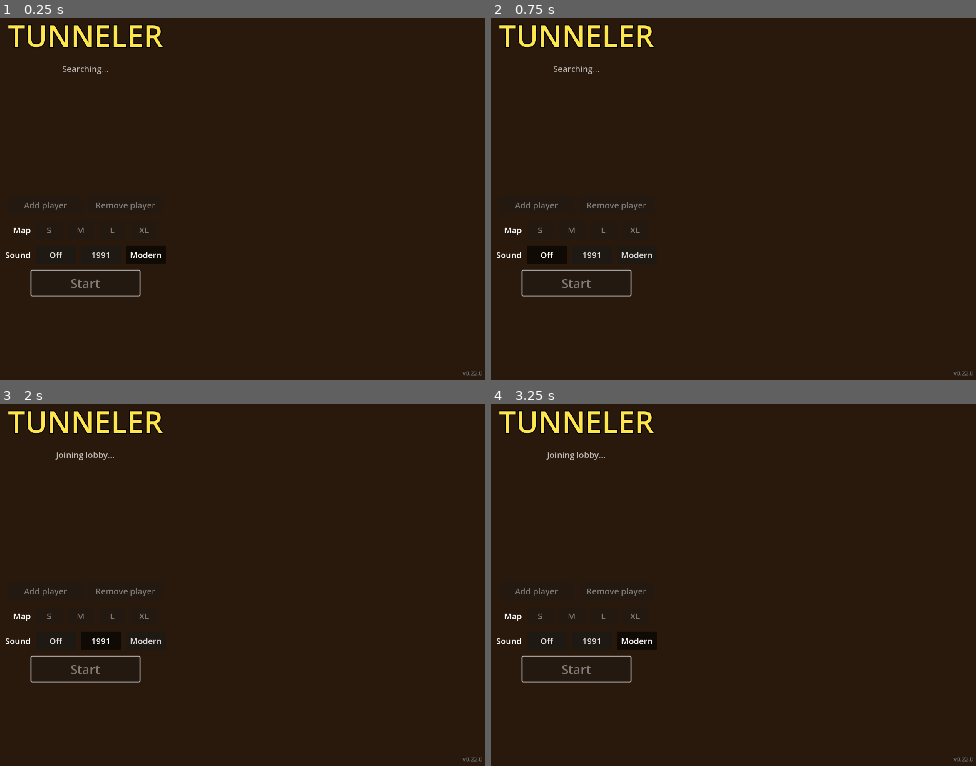
Above: before the commit, frames 1-4 (two rows, left to right).
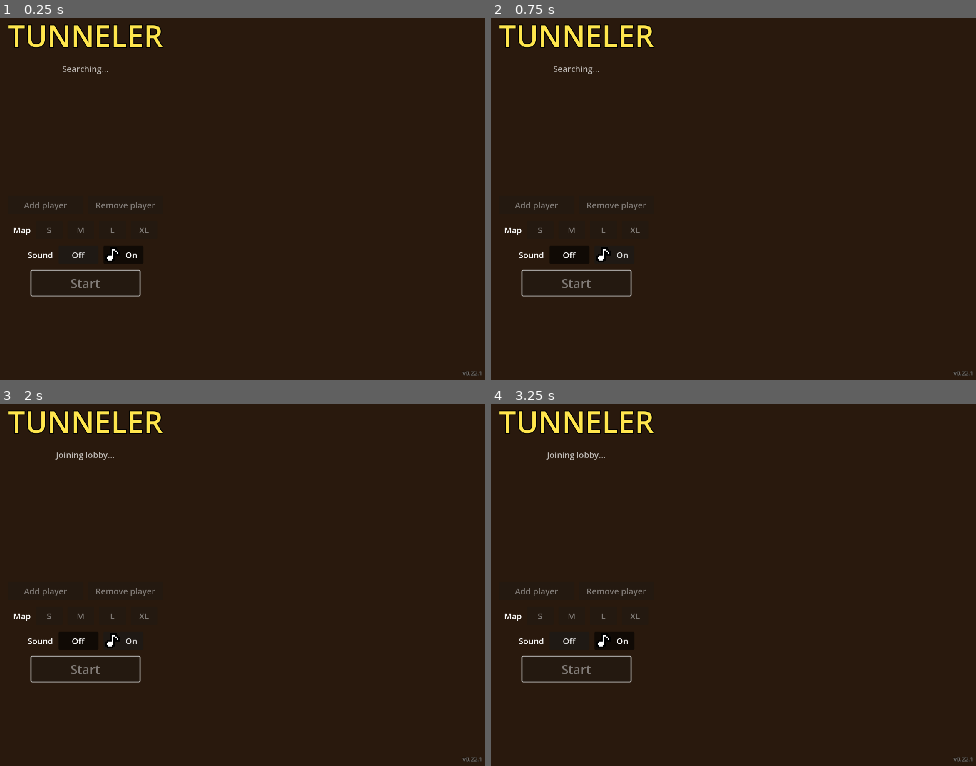
Above: after the commit, the same moments.

Repository: kocmitom/tunelar
Game: Godot game, scene res://scenes/ui/lobby.tscn
Same seed, same stepped clock (60 frames per second), same inputs: the game is played once before the commit and once after it.
Inputs (mouse positions are in pixels of both pictures, inside the frame that each line leads up to):
- Up to frame 1 (0.25 s): no input
- Up to frame 2 (0.75 s): click "Off" at 0.5 s
- Up to frame 3 (2 s): click (101, 639) at 1.25 s, where only the run before the commit has a clickable "1991"
- Up to frame 4 (3.25 s): click (612, 639) at 2 s, where only the run after the commit has a clickable "On"; click (636, 639) at 2.75 s, where only the run before the commit has a clickable "Modern"

The runs differ from the first frame. In frame 1, 0.5% of the frame differs, in the area x 1-100%, y 5-99%; in frame 2, 0.5%; in frame 3, 0.3%; in frame 4, 0.5%.

Commit message:
Release 0.22.1
Removes the 1991 PC speaker sound style, so the lobby Sound row is just Off and On, with a pixel music note on the On button. Every synthesized sound is pitched a quarter lower (about 5 semitones) while keeping its length. See CHANGELOG.md for details.

Diff:
--- a/project.godot
+++ b/project.godot
@@ -5,7 +5,7 @@
 [application]
 
 config/name="Tunneler"
-config/version="0.22.0"
+config/version="0.22.1"
 run/main_scene="res://scenes/ui/lobby.tscn"
 config/features=PackedStringArray("4.7")
 
--- a/scenes/ui/lobby.tscn
+++ b/scenes/ui/lobby.tscn
@@ -149,16 +149,7 @@
 button_group = SubResource("ButtonGroup_sound")
 text = "Off"
 
-[node name="Original" type="Button" parent="Center/Column/SoundStyle"]
-custom_minimum_size = Vector2(96, 44)
-layout_mode = 2
-focus_mode = 0
-theme_override_font_sizes/font_size = 20
-toggle_mode = true
-button_group = SubResource("ButtonGroup_sound")
-text = "1991"
-
-[node name="Modern" type="Button" parent="Center/Column/SoundStyle"]
+[node name="On" type="Button" parent="Center/Column/SoundStyle"]
 custom_minimum_size = Vector2(96, 44)
 layout_mode = 2
 focus_mode = 0
@@ -166,7 +157,8 @@
 toggle_mode = true
 button_pressed = true
 button_group = SubResource("ButtonGroup_sound")
-text = "Modern"
+text = "On"
+expand_icon = true
 
 [node name="StartButton" type="Button" parent="Center/Column"]
 unique_name_in_owner = true
--- a/scripts/core/sfx.gd
+++ b/scripts/core/sfx.gd
@@ -1,18 +1,17 @@
 extends Node
-## Sound effects in the 1991 PC speaker style or a modern synthesized one, all rendered in code at startup.
+## Synthesized sound effects, all rendered in code at startup.
 ## Output only: it never touches the simulation, so lockstep stays in sync.
 
-enum Style { OFF, ORIGINAL, MODERN }
+enum Style { OFF, ON }
 enum Kind { FIRE, LASER, DIG, IMPACT, RICOCHET, HIT, DESTROY, BUMP, PICKUP }
 enum Filter { LOW, HIGH, BAND }
 
 const RATE := 22050
-# One slot of the original's speaker queue, 3 per 18.2 Hz BIOS tick.
-const SLOT := 65536.0 / 1193182.0 / 3.0
 const VARIANTS := 3
 const VOICES := 16
-const SQUARE_LEVEL := 0.08
 const SYNTH_LEVEL := 0.5
+# Scales every synthesized frequency.
+const PITCH := 0.75
 const PITCH_SPREAD := 0.06
 # Full volume within NEAR px of the nearest listener, silent beyond FAR.
 const NEAR := 60.0
@@ -30,11 +29,11 @@
 	Kind.HIT: 0.66, Kind.DESTROY: 2.33, Kind.BUMP: 0.11, Kind.PICKUP: 0.18,
 }
 
-var style: int = Style.MODERN
+var style: int = Style.ON
 # The local tanks; with none every sound plays at full volume.
 var listeners: Array[Tank] = []
-# Streams per style, then per kind, one per variant.
-var banks := {}
+# Streams per kind, one per variant.
+var banks := []
 var _players: Array[AudioStreamPlayer] = []
 var _kinds := {}
 var _next := {}
@@ -47,15 +46,11 @@
 		var player := AudioStreamPlayer.new()
 		add_child(player)
 		_players.append(player)
-	for s in [Style.ORIGINAL, Style.MODERN]:
-		var bank := []
-		for kind in Kind.values():
-			var streams: Array[AudioStreamWAV] = []
-			var count := VARIANTS if s == Style.MODERN or kind == Kind.HIT or kind == Kind.DESTROY else 1
-			for i in count:
-				streams.append(_render_square(kind) if s == Style.ORIGINAL else _render_synth(kind))
-			bank.append(streams)
-		banks[s] = bank
+	for kind in Kind.values():
+		var streams: Array[AudioStreamWAV] = []
+		for i in VARIANTS:
+			streams.append(_render_synth(kind))
+		banks.append(streams)
 
 
 # pos is the world position of the source; null plays at full volume.
@@ -66,8 +61,7 @@
 	if volume <= 0.0:
 		return null
 	var now := Time.get_ticks_msec() / 1000.0
-	# The original clicks on every dug frame.
-	if GAPS.has(kind) and not (kind == Kind.DIG and style == Style.ORIGINAL):
+	if GAPS.has(kind):
 		if now < _next.get(kind, 0.0):
 			return null
 		var gap: Vector2 = GAPS[kind]
@@ -83,10 +77,10 @@
 	_players.erase(player)
 	_players.append(player)
 	_kinds[player] = kind
-	var streams: Array = banks[style][kind]
+	var streams: Array = banks[kind]
 	player.stream = streams[_rng.randi() % streams.size()]
 	player.volume_db = linear_to_db(volume)
-	player.pitch_scale = 1.0 + _rng.randf_range(-PITCH_SPREAD, PITCH_SPREAD) if style == Style.MODERN else 1.0
+	player.pitch_scale = 1.0 + _rng.randf_range(-PITCH_SPREAD, PITCH_SPREAD)
 	player.play()
 	return player
 
@@ -100,68 +94,6 @@
 		return 1.0
 	var f := clampf((FAR - nearest) / (FAR - NEAR), 0.0, 1.0)
 	return f * f
-
-
-# The original's QueueSound: frequencies of the speaker queue slots after the current one, 0 is silence.
-# LASER, RICOCHET and PICKUP are new, in the same style.
-func _queue(kind: Kind) -> PackedInt32Array:
-	var q := PackedInt32Array()
-	q.resize(256)
-	q.fill(0)
-	match kind:
-		Kind.FIRE:
-			q[1] = 5000
-		Kind.DIG:
-			q[1] = 40
-		Kind.IMPACT:
-			for i in range(1, 5):
-				q[i * 2] = i * 20 + 50
-		Kind.BUMP:
-			for i in range(1, 4):
-				q[i * 2] = 40
-				q[i * 2 + 1] = 45
-		Kind.HIT, Kind.DESTROY:
-			var destroy := kind == Kind.DESTROY
-			for i in (40 if destroy else 4):
-				var f := 0x100
-				var step := _rng.randi_range(0, 0x3FF if destroy else 0x34F)
-				for j in range(1, 23 if destroy else 8):
-					q[f >> 8] = (step >> 7) * j + 40 if destroy else j * 15 + 40
-					f += step
-			q[1] = 1000
-		Kind.LASER:
-			q[1] = 3000
-			q[2] = 2000
-			q[3] = 1200
-		Kind.RICOCHET:
-			q[1] = 1500
-			q[2] = 2500
-		Kind.PICKUP:
-			q[1] = 600
-			q[2] = 800
-			q[3] = 1200
-	return q
-
-
-# One square wave whose frequency changes every slot, like the PC speaker.
-func _render_square(kind: Kind) -> AudioStreamWAV:
-	var q := _queue(kind)
-	var last := 255
-	while q[last] == 0:
-		last -= 1
-	var per_slot := int(SLOT * RATE)
-	_buf = PackedFloat32Array()
-	_buf.resize(last * per_slot)
-	_buf.fill(0.0)
-	var phase := 0.0
-	for slot in range(1, last + 1):
-		var hz := q[slot]
-		if hz == 0:
-			continue
-		for i in per_slot:
-			_buf[(slot - 1) * per_slot + i] = 1.0 if phase < 0.5 else -1.0
-			phase = fmod(phase + float(hz) / RATE, 1.0)
-	return _wav(SQUARE_LEVEL)
 
 
 # Layers after the realistic style of kaniansky/tunneler (speaker.js); times in seconds.
@@ -215,7 +147,7 @@
 	var length := rise + int(d * RATE)
 	var fall := pow(0.0001, 1.0 / maxf(1.0, d * RATE))
 	var glide := pow(f1 / f0, 1.0 / length)
-	var f := f0
+	var f := f0 * PITCH
 	var phase := 0.0
 	var gain := peak
 	for i in mini(length, _buf.size() - start):
@@ -240,7 +172,7 @@
 	var length := rise + int(d * RATE)
 	var fall := pow(0.0001, 1.0 / maxf(1.0, d * RATE))
 	var glide := pow(f1 / f0, 1.0 / length)
-	var f := f0
+	var f := f0 * PITCH
 	var gain := peak
 	var low := 0.0
 	var low2 := 0.0
--- a/scripts/ui/lobby.gd
+++ b/scripts/ui/lobby.gd
@@ -1,5 +1,18 @@
 extends Control
 ## Main menu: lists the players in the LAN lobby; each PC can add local players and anyone can start the match.
+
+# Music note on the sound On button; "#" is a lit pixel.
+const NOTE_ICON := [
+	".........",
+	"....##...",
+	"....#.#..",
+	"....#..#.",
+	"....#....",
+	"..###....",
+	".####....",
+	"..##.....",
+	".........",
+]
 
 @onready var status_label: Label = %Status
 @onready var player_list: VBoxContainer = %Players
@@ -21,6 +34,7 @@
 	Input.joy_connection_changed.connect(func(_device: int, _connected: bool) -> void: _refresh())
 	for i in map_buttons.size():
 		map_buttons[i].pressed.connect(Net.set_map_size.bind(i))
+	sound_buttons[Sfx.Style.ON].icon = PlayerHud._build_icon(NOTE_ICON)
 	for i in sound_buttons.size():
 		sound_buttons[i].set_pressed_no_signal(i == Sfx.style)
 		sound_buttons[i].pressed.connect(_on_sound_button_pressed.bind(i))
--- a/tests/unit/test_sfx.gd
+++ b/tests/unit/test_sfx.gd
@@ -4,12 +4,11 @@
 
 
 func test_every_kind_rendered() -> void:
-	for style in [Sfx.Style.ORIGINAL, Sfx.Style.MODERN]:
-		for kind in Sfx.Kind.values():
-			var streams: Array = Sfx.banks[style][kind]
-			check(not streams.is_empty(), "style %d kind %d has streams" % [style, kind])
-			for stream in streams:
-				check(stream.data.size() > 0, "style %d kind %d stream has samples" % [style, kind])
+	for kind in Sfx.Kind.values():
+		var streams: Array = Sfx.banks[kind]
+		check(not streams.is_empty(), "kind %d has streams" % kind)
+		for stream in streams:
+			check(stream.data.size() > 0, "kind %d stream has samples" % kind)
 
 
 func test_volume_by_distance() -> void:
@@ -35,6 +34,6 @@
 	var style: int = Sfx.style
 	Sfx.style = Sfx.Style.OFF
 	check(Sfx.play(Sfx.Kind.FIRE) == null, "off plays nothing")
-	Sfx.style = Sfx.Style.ORIGINAL
-	check(Sfx.play(Sfx.Kind.FIRE) != null, "original plays")
+	Sfx.style = Sfx.Style.ON
+	check(Sfx.play(Sfx.Kind.FIRE) != null, "on plays")
 	Sfx.style = style
Not shown, changed: CHANGELOG.md
